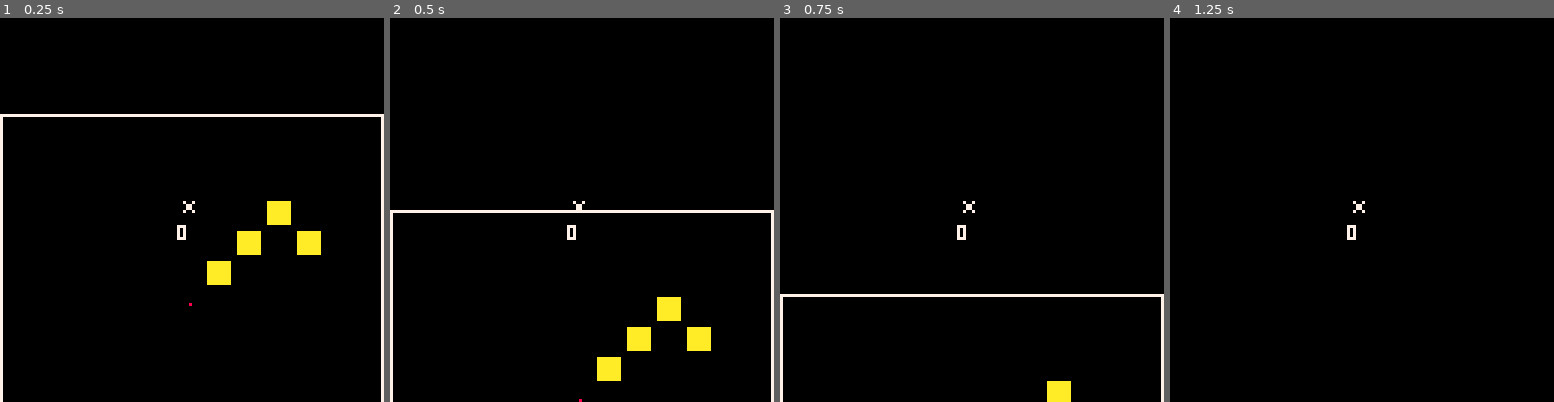
Above: before the commit, frames 1-4 (left to right).
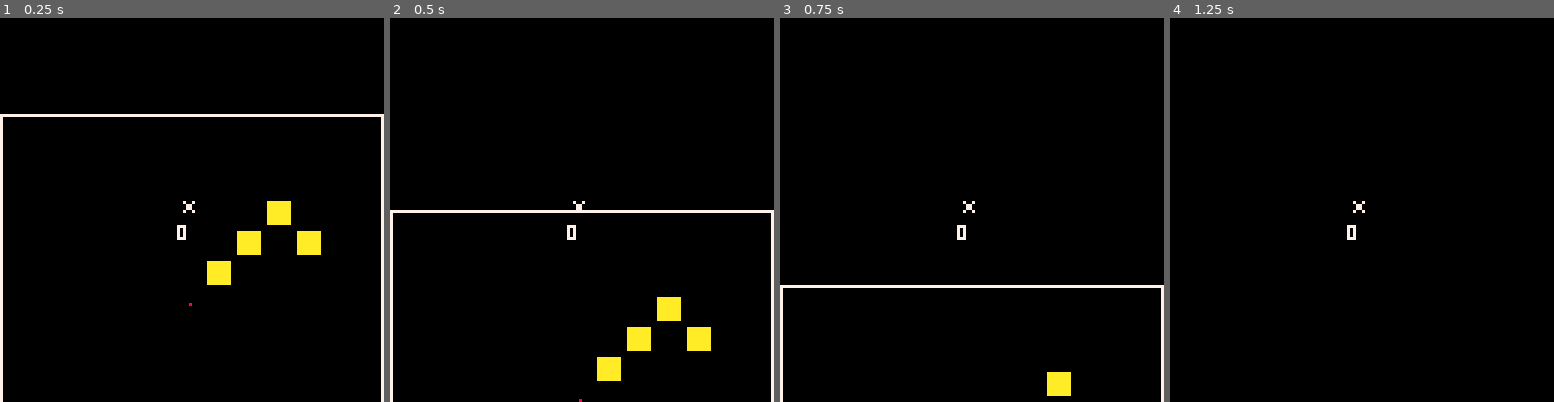
Above: after the commit, the same moments.

Repository: shen-sat/space-train-trader-demake
Game: PICO-8 cartridge game.p8
Two runs of this game, one before a commit and one after it. Both use one fixed random seed, a clock stepped at 60 frames per second and the inputs below.
Inputs:
- Up to frame 1 (0.25 s): no input
- Up to frame 2 (0.5 s): no input
- Up to frame 3 (0.75 s): tap O (Z key) at 0.7 s
- Up to frame 4 (1.25 s): no input

Frames 1-2 are identical in both runs. In frame 3, 1.8% of the frame differs, in the area x 0-100%, y 69-100%; in frame 4, nothing differs.

Commit message:
Add brakes to engine

Diff:
--- a/game.p8
+++ b/game.p8
@@ -69,13 +69,15 @@
     move = function(self)
       if self.fuel <= 0 then return end
 
-      local speed = self.speed - flr(self:weight()/2)
+      local distance = self.speed - flr(self:weight()/2)
+
+      if btn(4) then distance = 1 end
 
       local movements = {
-        [0] = function() self.y -= speed end,
-        [1] = function() self.x += speed end,
-        [2] = function() self.y += speed end,
-        [3] = function() self.x -= speed end
+        [0] = function() self.y -= distance end,
+        [1] = function() self.x += distance end,
+        [2] = function() self.y += distance end,
+        [3] = function() self.x -= distance end
       }
       movements[self.direction]()
     end,
Not shown, changed: TODO.txt
